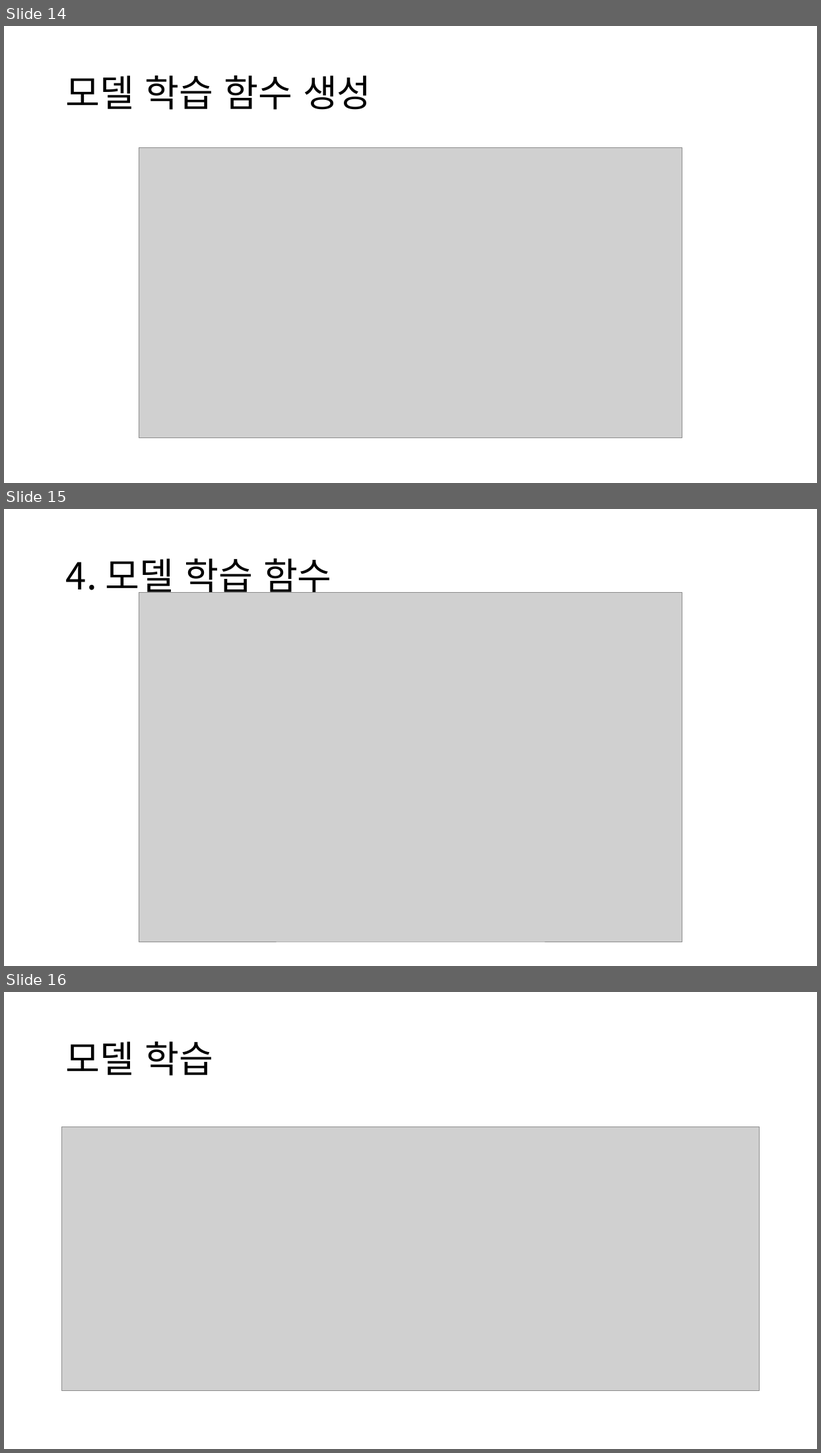
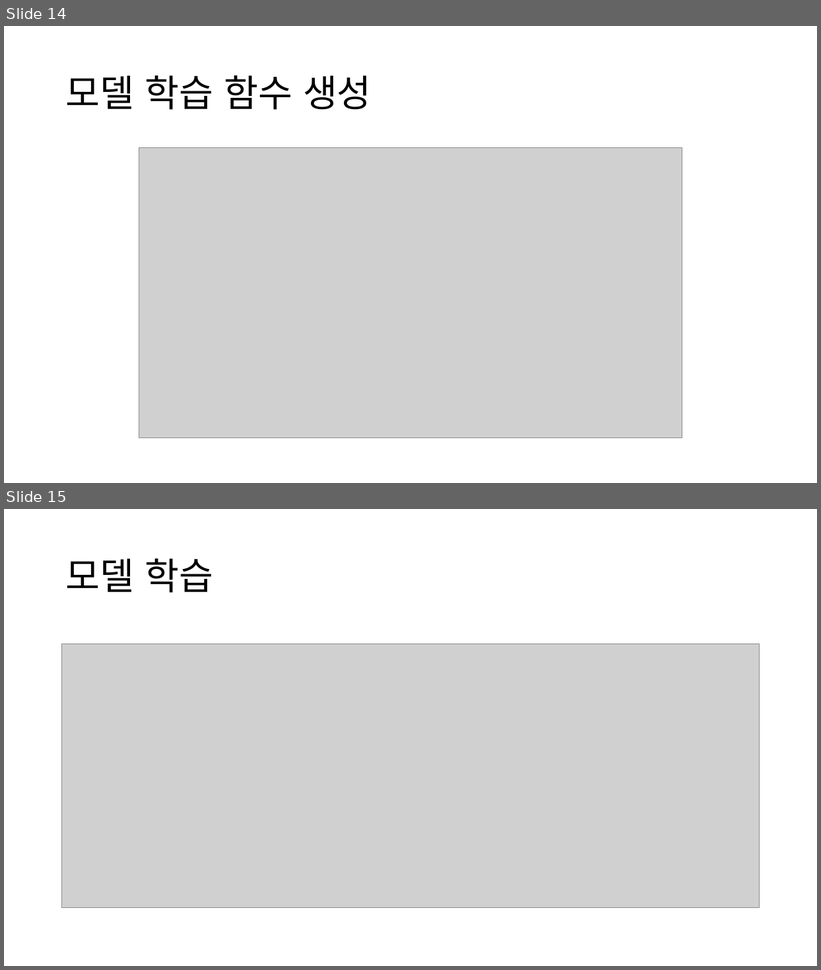
Before and after one commit to CSB-Songdo-International-Portfolio/2025-1_MLDL_course, a slide deck: AI 실전 3주차 - Transfer Learning.pptx. Shown one above the other, each under a label of ours: slides 14, 15 and 16 before the commit, slides 14 and 15 after it. The pictures are 821x1453 and 821x970 pixels, drawn with LibreOffice and Linux fonts; fonts in the diff are those of the drawing; grey boxes stand for pictures. Boxes give left, top, right and bottom in pixels: in the first picture for what was removed or moved away, otherwise in the second. Text is boxed around its words. In the diff, an @@ line names an element or a change of style, - is before the commit and + after.

```diff
--- a/AI 실전 3주차 - Transfer Learning.pptx
+++ b/AI 실전 3주차 - Transfer Learning.pptx
@@ slide 15 removed at bbox=[4, 509, 817, 966], background #FFFFFF @@
@@ title removed at bbox=[66, 559, 332, 599] @@
-4. 모델 학습 함수
@@ picture removed at bbox=[139, 593, 682, 942] @@
@@ what was slide 16 is now slide 15 @@
```
Also in this commit, not shown: 1 other file.
